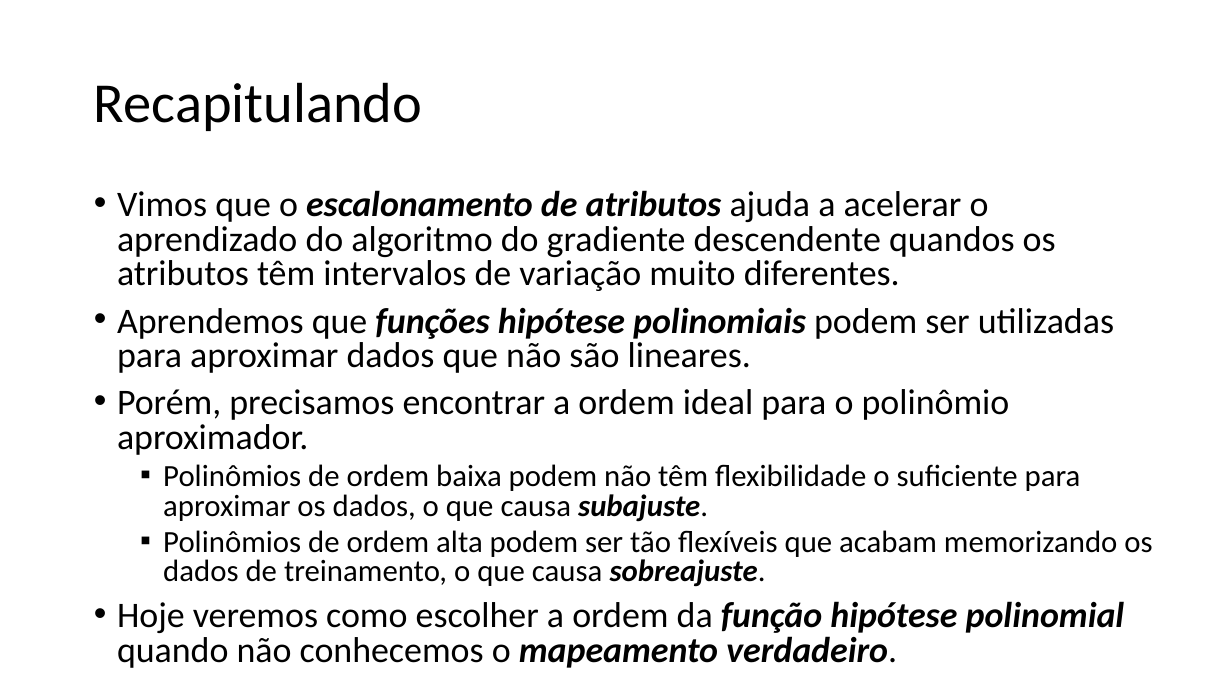
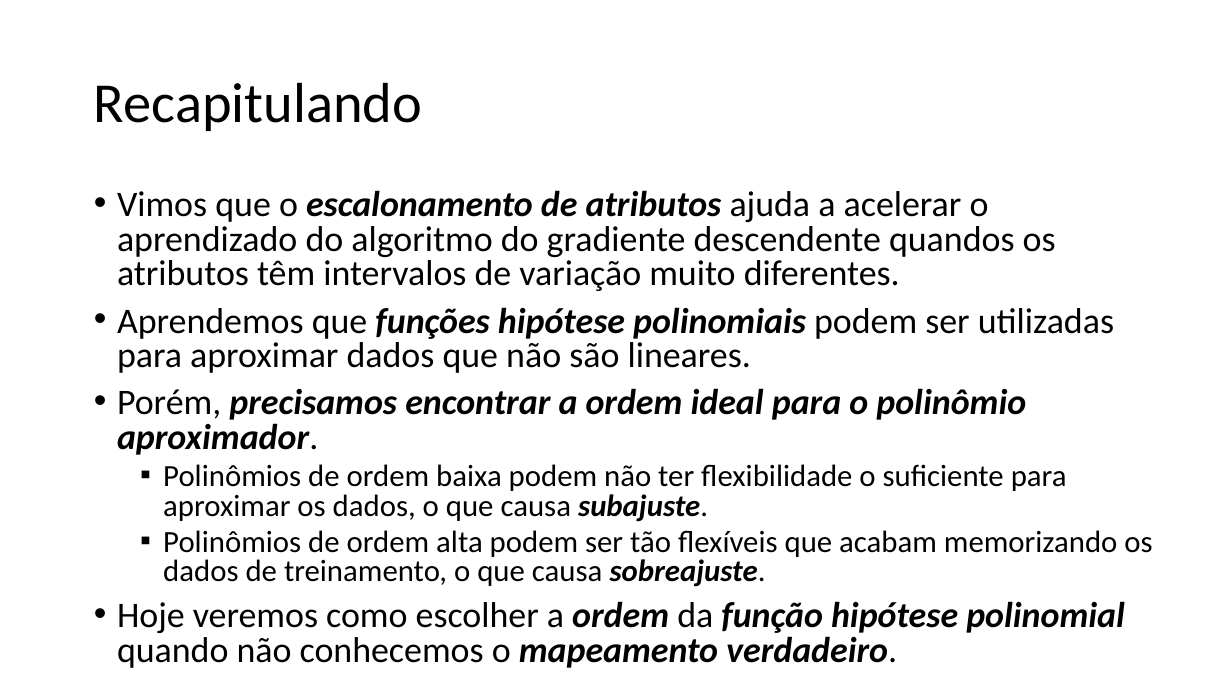
Before and after one commit to zz4fap/t319_aprendizado_de_maquina, a slide deck: slide 2 of slides/T319_Regressão_Linear (Parte V).pptx. Drawn at 1232x693 pixels with LibreOffice and Linux fonts; fonts in the diff are those of the drawing. Boxes give left, top, right and bottom in pixels: in the first picture for what was removed or moved away, otherwise in the second. Text is boxed around its words. In the diff, an @@ line names an element or a change of style, - is before the commit and + after.

```diff
--- a/slides/T319_Regressão_Linear (Parte V).pptx
+++ b/slides/T319_Regressão_Linear (Parte V).pptx
@@ text at [117, 388, 1125, 668]: bold on, italic on in "precisamos encontrar a ordem ideal para o ...", "ordem" @@
@@ text at [163, 464, 1067, 522]: text changed @@
-  ▪ Polinômios de ordem baixa podem não têm flexibilidade o suficiente para aproximar os dados, o que causa subajuste.
+  ▪ Polinômios de ordem baixa podem não ter flexibilidade o suficiente para aproximar os dados, o que causa subajuste.
```
Also in this commit, not shown: 9 other slides changed, 7 other files.
